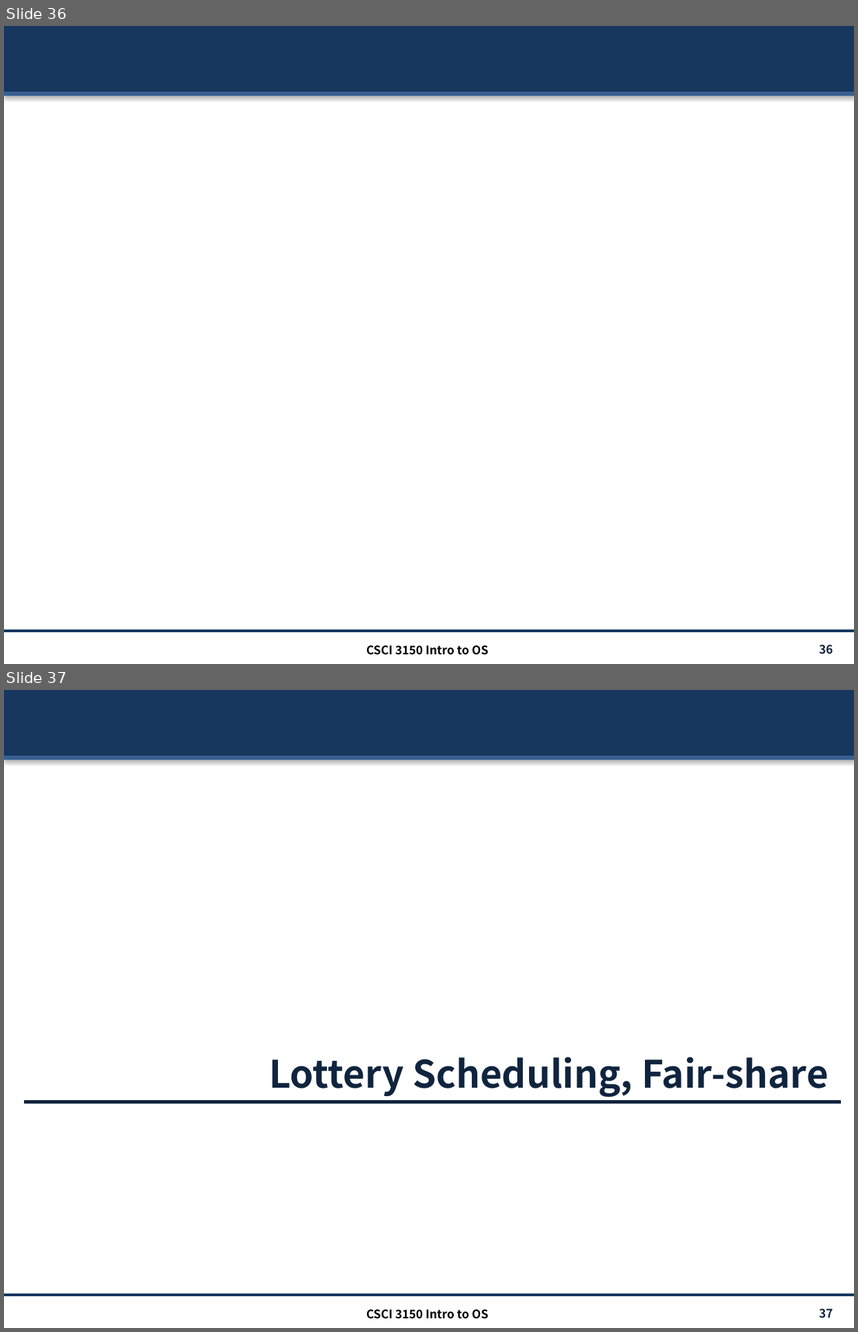
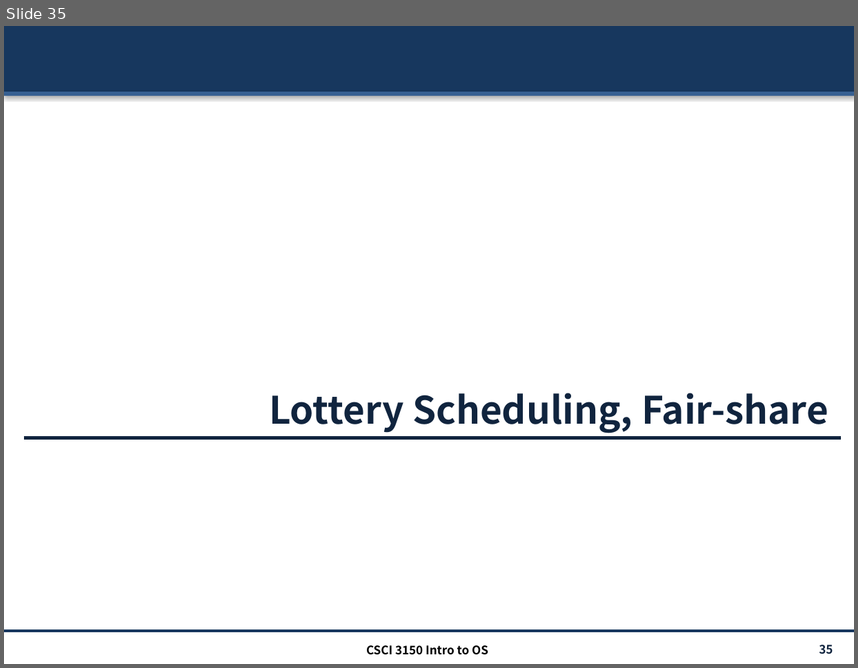
Before and after one commit to henryhxu/CSCI3150, a slide deck: lecture/lec9_sched.pptx. Shown one above the other, each under a label of ours: slides 36 and 37 before the commit, slide 35 after it. The pictures are 858x1332 and 858x668 pixels, drawn with LibreOffice and Linux fonts; fonts in the diff are those of the drawing. Boxes give left, top, right and bottom in pixels: in the first picture for what was removed or moved away, otherwise in the second. Text is boxed around its words. In the diff, an @@ line names an element or a change of style, - is before the commit and + after.

```diff
--- a/lecture/lec9_sched.pptx
+++ b/lecture/lec9_sched.pptx
@@ slide 36 removed at [4,26,854,664], background #FFFFFF; not listed: 3 template elements that a slide beside it also shows @@
@@ text removed at [366,645,488,655] @@
-CSCI 3150 Intro to OS
@@ page number removed at [819,644,833,654] @@
-36
@@ what was slide 37 is now slide 35 @@
@@ page number at [819,644,833,654]: text changed @@
-37
+35
```
Also in this commit, not shown: 10 slides changed, 1 other slide removed, 1 other file.
